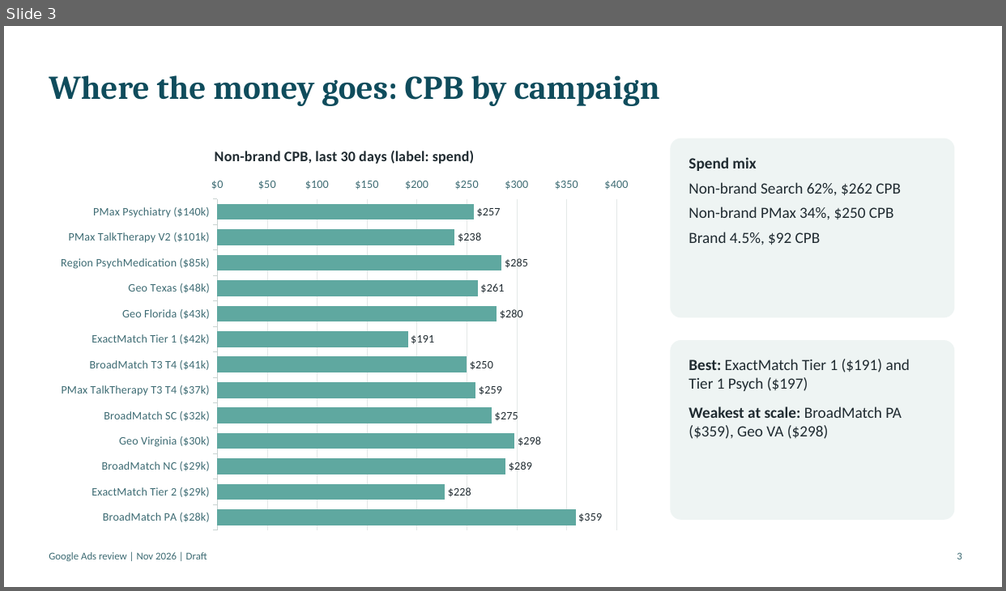
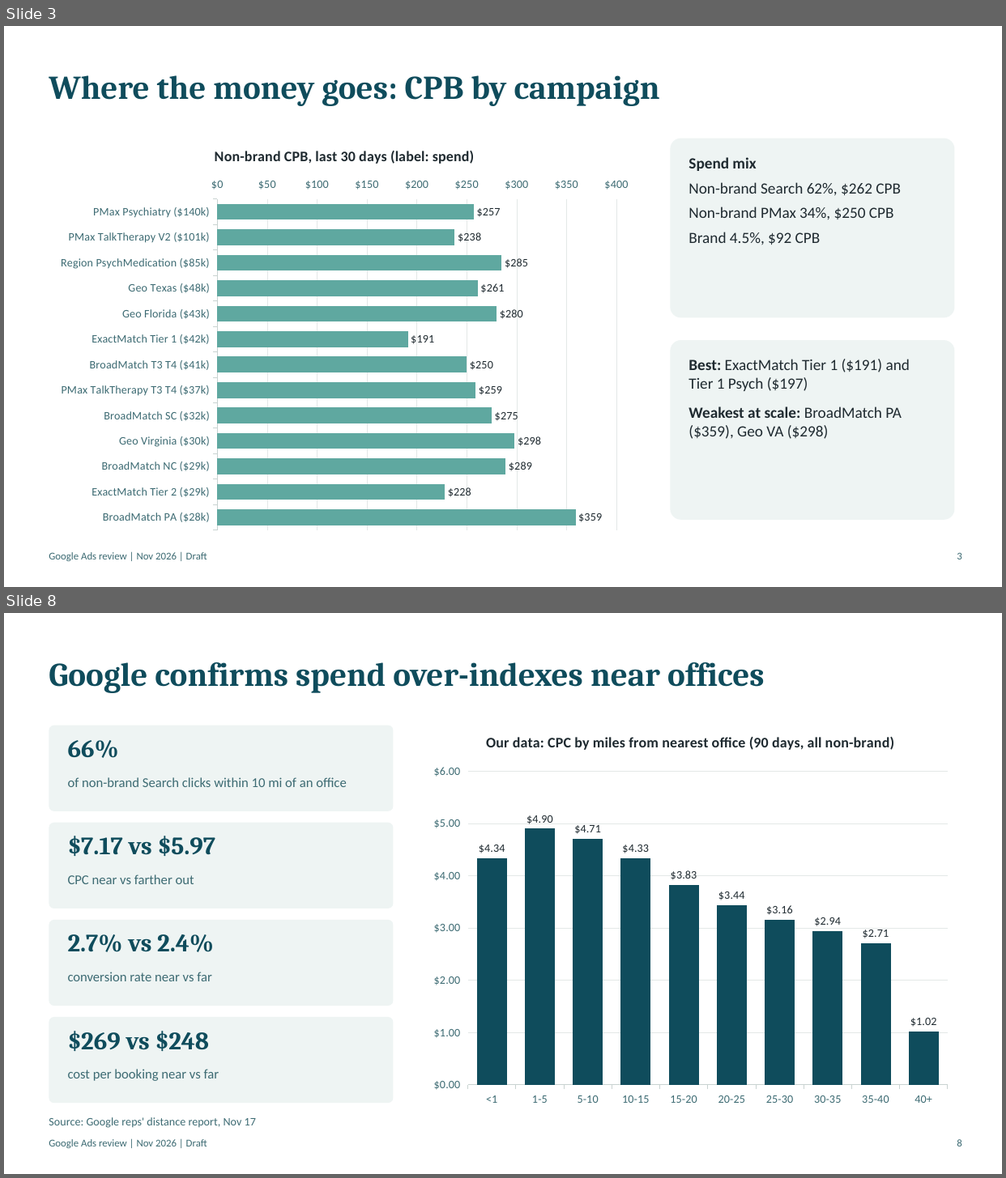
Before and after one commit to tomroberts-thriveworks/paid-media-hub, a slide deck: docs/audit/google-ads-review-nov-2026.pptx. Shown one above the other, each under a label of ours: slide 3 before the commit, slides 3 and 8 after it; the slides between them are not shown. The pictures are 1006x591 and 1006x1178 pixels, drawn with LibreOffice and Linux fonts; fonts in the diff are those of the drawing. Boxes give left, top, right and bottom in pixels: in the first picture for what was removed or moved away, otherwise in the second. Text is boxed around its words. In the diff, an @@ line names an element or a change of style, - is before the commit and + after.

```diff
--- a/docs/audit/google-ads-review-nov-2026.pptx
+++ b/docs/audit/google-ads-review-nov-2026.pptx
@@ slide 8 added at [4, 613, 1002, 1174], background #FFFFFF @@
@@ text added at [49, 662, 765, 693], 32 pt, text #0F4C5C, bold @@
+Google confirms spend over-indexes near offices
@@ rounded rectangle added at [49, 726, 394, 811], fill #EEF4F3 @@
@@ column chart added at [424, 717, 958, 1114] @@
+title "Our data: CPC by miles from nearest office (90 days, all non-brand)"
+categories: <1, 1-5, 5-10, 10-15, 15-20, 20-25, 25-30, 30-35, 35-40, 40+
+Series 1: 4.34, 4.9, 4.71, 4.33, 3.83, 3.44, 3.16, 2.94, 2.71, 1.02
@@ text added at [68, 740, 119, 758], 24 pt, text #0F4C5C, bold @@
+66%
@@ text added at [68, 777, 347, 787], 13 pt, text #3D6B73 @@
+of non-brand Search clicks within 10 mi of an office
@@ rounded rectangle added at [49, 823, 394, 909], fill #EEF4F3 @@
@@ text added at [68, 836, 215, 856], 24 pt, text #0F4C5C, bold @@
+$7.17 vs $5.97
@@ text added at [68, 875, 194, 884], 13 pt, text #3D6B73 @@
+CPC near vs farther out
@@ rounded rectangle added at [49, 920, 394, 1006], fill #EEF4F3 @@
@@ text added at [68, 935, 214, 952], 24 pt, text #0F4C5C, bold @@
+2.7% vs 2.4%
@@ text added at [68, 972, 212, 982], 13 pt, text #3D6B73 @@
+conversion rate near vs far
@@ rounded rectangle added at [49, 1017, 394, 1103], fill #EEF4F3 @@
@@ text added at [68, 1031, 210, 1051], 24 pt, text #0F4C5C, bold @@
+$269 vs $248
@@ text added at [68, 1069, 219, 1081], 13 pt, text #3D6B73 @@
+cost per booking near vs far
@@ text added at [49, 1118, 256, 1128], 11 pt, text #3D6B73 @@
+Source: Google reps' distance report, Nov 17
@@ text added at [49, 1139, 207, 1148], 10 pt, text #3D6B73 @@
+Google Ads review | Nov 2026 | Draft
@@ text added at [957, 1139, 961, 1147], 10 pt, text #3D6B73 @@
+8
```
Also in this commit, not shown: 6 slides changed, 7 other slides added, 6 slides removed, 2 other files.
